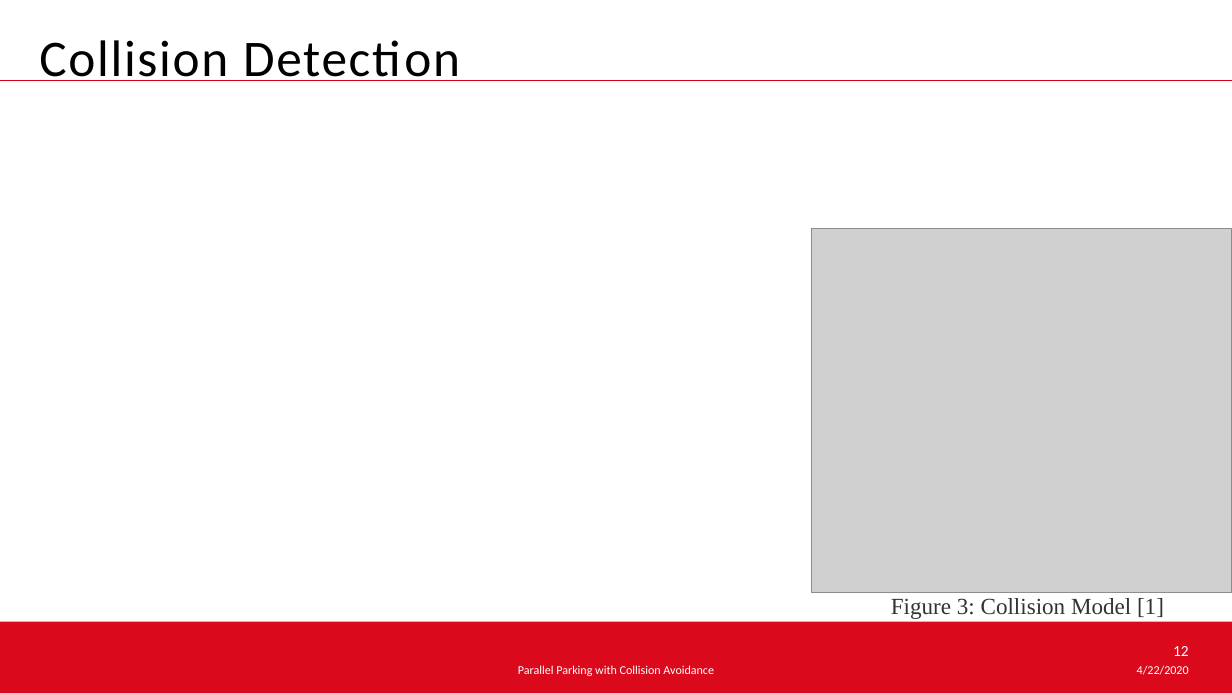
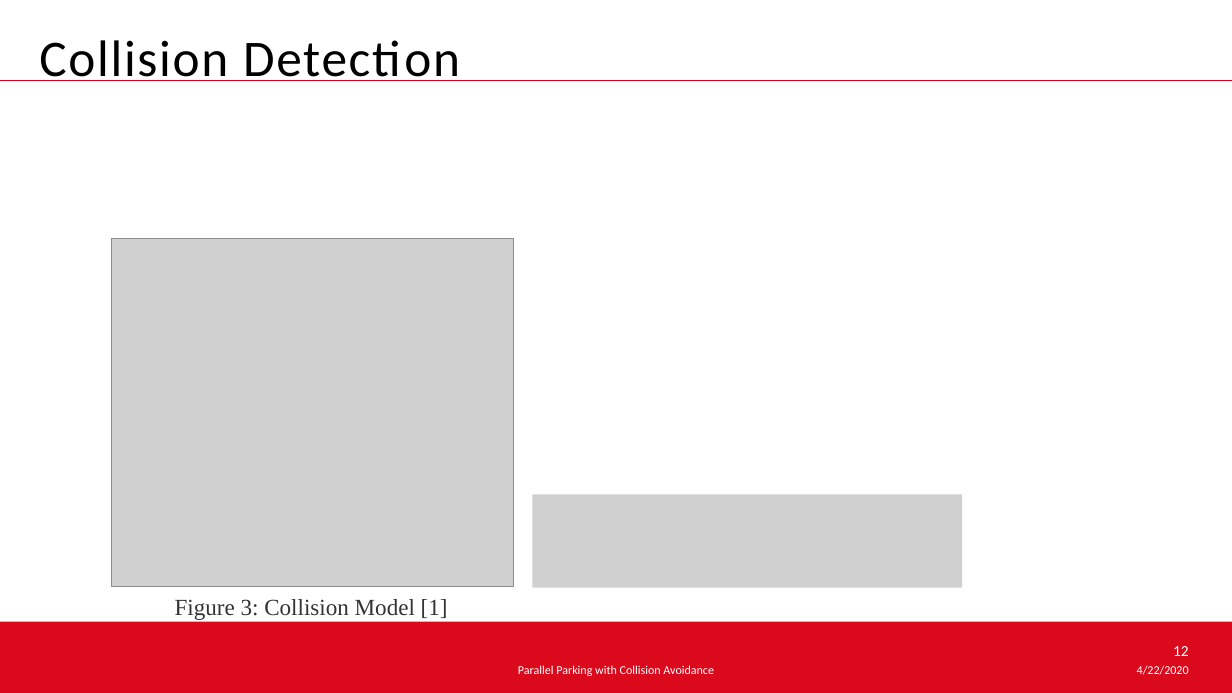
Before and after one commit to hehonglu123/optimal_control, a slide deck: slide 12 of Optimal Control Theory.pptx. Drawn at 1232x693 pixels with LibreOffice and Linux fonts; fonts in the diff are those of the drawing; grey boxes stand for pictures; background and template pictures are left out. Boxes give left, top, right and bottom in pixels: in the first picture for what was removed or moved away, otherwise in the second. Text is boxed around its words. In the diff, an @@ line names an element or a change of style, - is before the commit and + after.

```diff
--- a/Optimal Control Theory.pptx
+++ b/Optimal Control Theory.pptx
@@ picture: place and size @@
-picture at [811, 228, 1232, 593]
+picture at [112, 238, 514, 587]
@@ picture added at [532, 494, 962, 588] @@
@@ text "Figure 3: Collision Model [1]": place and size @@
-text "Figure 3: Collision Model [1]" at [891, 598, 1164, 619]
+text "Figure 3: Collision Model [1]" at [175, 599, 448, 620]
```
Also in this commit, not shown: 5 other slides changed, 3 slides added, 4 slides removed.
